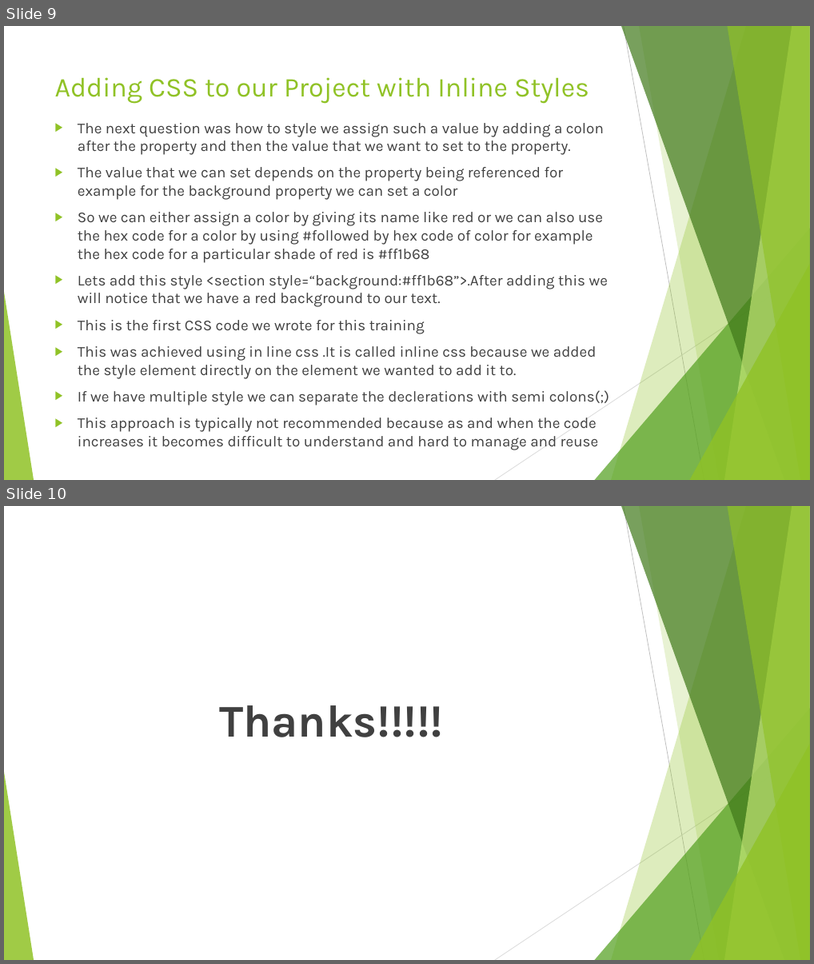
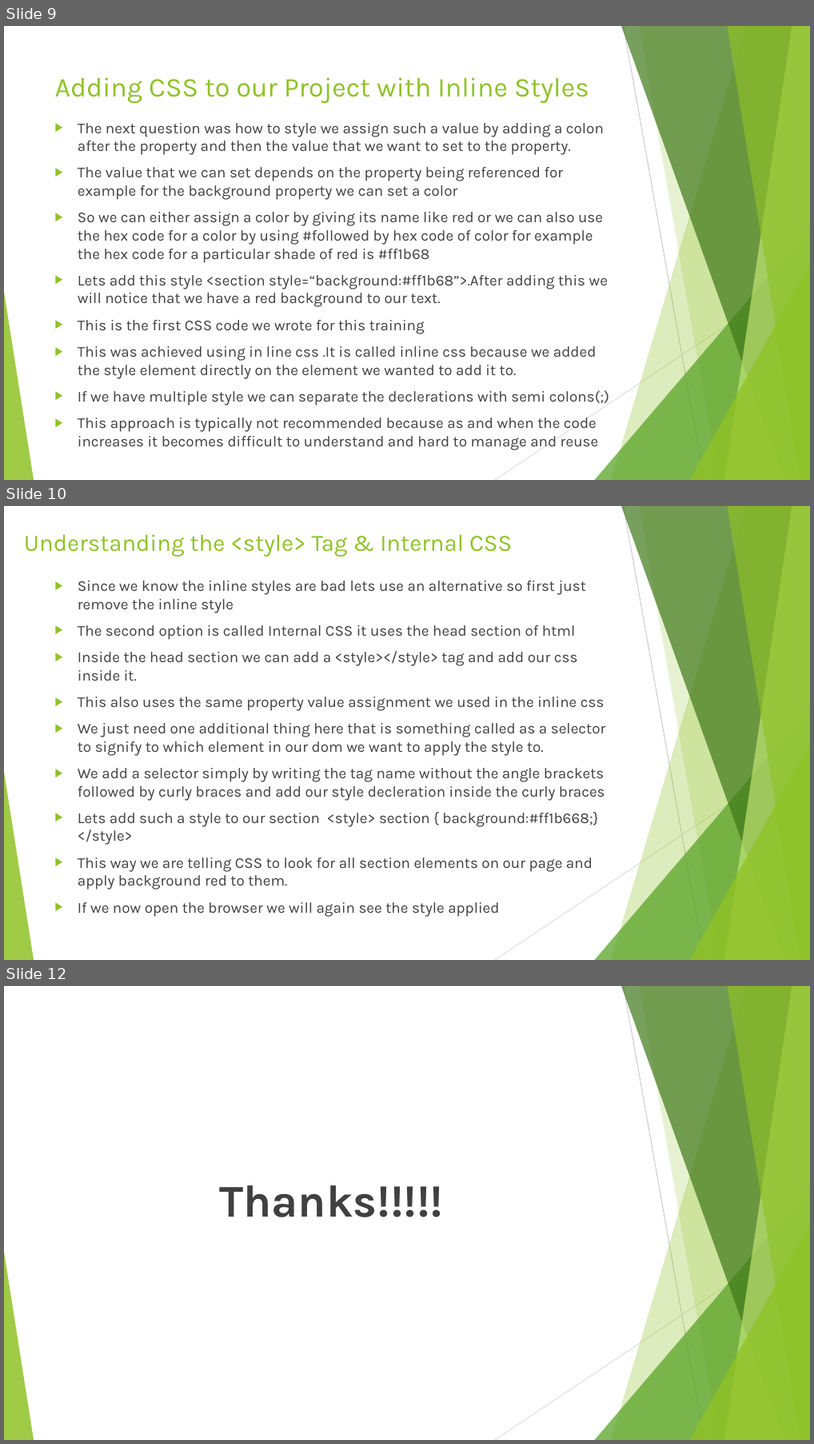
Before and after one commit to rudhrainfogain/CSS, a slide deck: PPT/Css-v2.pptx. Shown one above the other, each under a label of ours: slides 9 and 10 before the commit, slides 9, 10 and 12 after it; the slides between them are not shown. The pictures are 814x964 and 814x1444 pixels, drawn with LibreOffice and Linux fonts; fonts in the diff are those of the drawing. Boxes give left, top, right and bottom in pixels: in the first picture for what was removed or moved away, otherwise in the second. Text is boxed around its words. In the diff, an @@ line names an element or a change of style, - is before the commit and + after.

Commit message:
Internal styles

```diff
--- a/PPT/Css-v2.pptx
+++ b/PPT/Css-v2.pptx
@@ slide 10 added at box(4, 506, 810, 960), background #FFFFFF; not listed: 10 template elements that a slide beside it also shows @@
@@ title added at box(24, 535, 512, 556), 28 pt, text #90C226 @@
+Understanding the <style> Tag & Internal CSS
@@ text added at box(78, 580, 606, 916), 18 pt, text #404040 @@
+▶ Since we know the inline styles are bad lets use an alternative so first just remove the inline style
+▶ The second option is called Internal CSS it uses the head section of html
+▶ Inside the head section we can add a <style></style> tag and add our css inside it.
+▶ This also uses the same property value assignment we used in the inline css
+▶ We just need one additional thing here that is something called as a selector to signify to which element in our dom we want to apply the style to.
+▶ We add a selector simply by writing the tag name without the angle brackets followed by curly braces and add our style decleration inside the curly braces
+▶ Lets add such a style to our section <style> section { background:#ff1b668;}</style>
+▶ This way we are telling CSS to look for all section elements on our page and apply background red to them.
+▶ If we now open the browser we will again see the style applied
@@ what was slide 10 is now slide 12 @@
```
Also in this commit, not shown: 1 other slide added, 1 other file.
